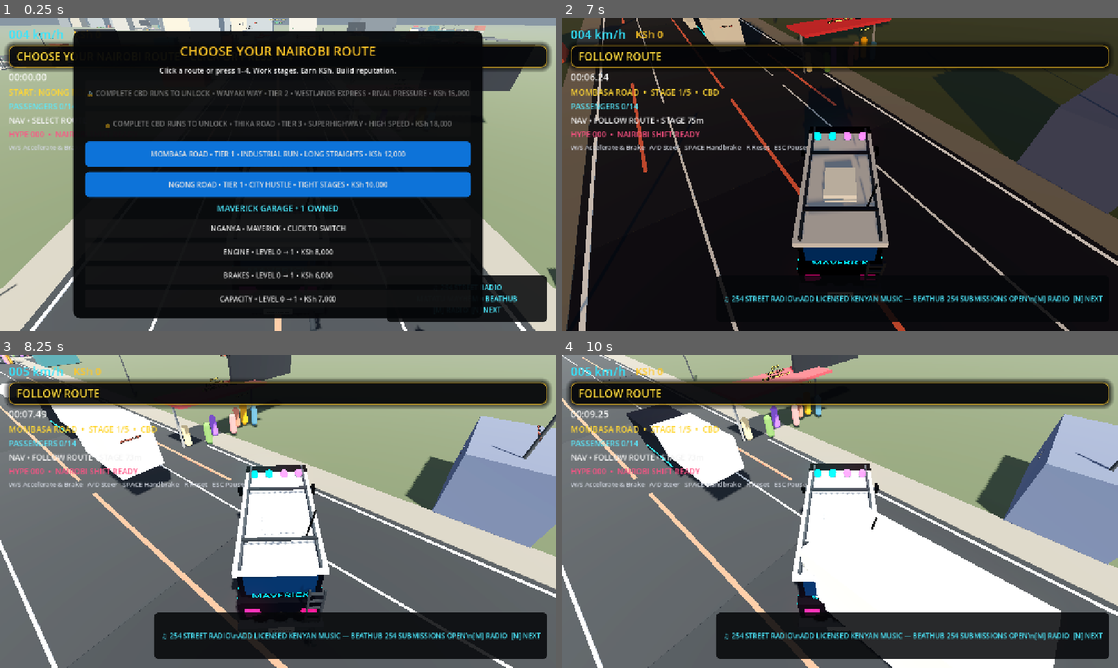
Above: before the commit, frames 1-4 (two rows, left to right).
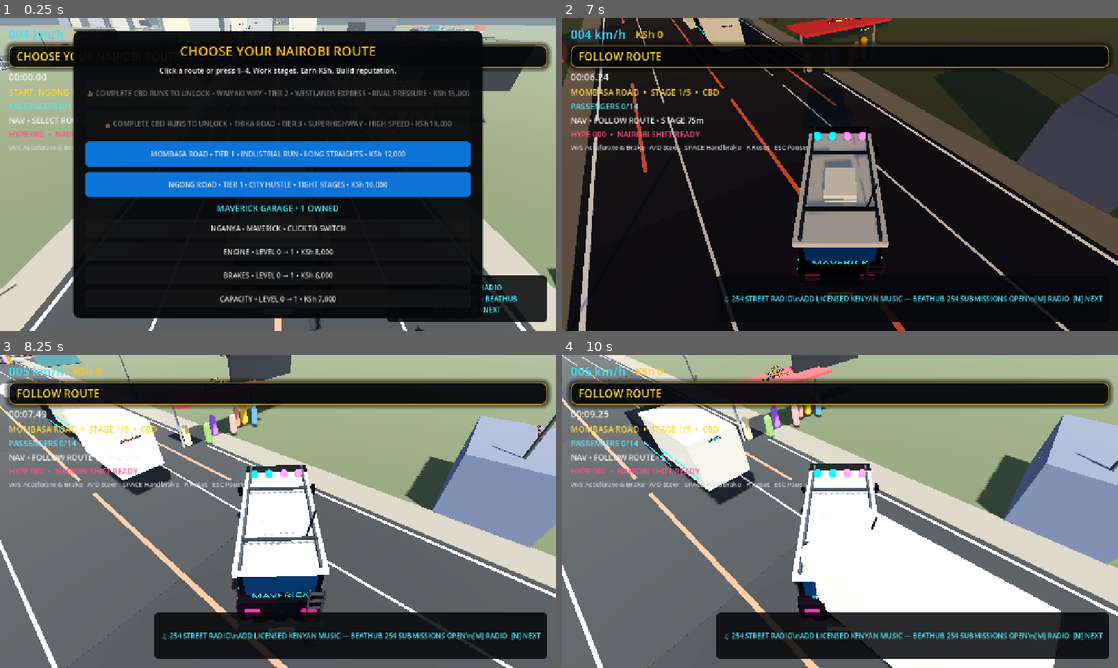
Above: after the commit, the same moments.

Repository: beathubonline-arch/Matatu-Mayhem
Game: Godot game, scene res://scenes/main/Main.tscn
Two runs of this game, one before a commit and one after it. Both use one fixed random seed, a clock stepped at 60 frames per second and the inputs below.
Inputs (mouse positions are in pixels of both pictures, inside the frame that each line leads up to):
- Up to frame 1 (0.25 s): no input
- Up to frame 2 (7 s): tap A (steer_left) at 0.5 s; move the mouse to (962, 158) at 0.52 s; hold D (steer_right) 0.53-1.28 s; hold N (radio_next) 0.53-1.28 s; click (962, 158) at 0.67 s; move the mouse to (728, 190) at 1.27 s; hold S (brake) 1.28-2.03 s; tap M (radio_toggle) at 1.35 s; move the mouse to (895, 105) at 2.02 s; hold D (steer_right) 2.03-2.78 s; tap L at 2.1 s; move the mouse to (812, 237) at 2.77 s; hold W (accelerate) 2.78-3.53 s; tap 1 at 2.85 s; click (812, 237) at 2.92 s; move the mouse to (1006, 221) at 3.52 s; hold A (steer_left) 3.53-5.03 s; tap 2 at 3.6 s; move the mouse to (673, 127) at 4.27 s; tap 3 at 4.35 s; move the mouse to (867, 174) at 5.02 s; hold S (brake) 5.03-5.78 s; tap 4 at 5.1 s; click (867, 174) at 5.17 s; move the mouse to (756, 96) at 5.77 s; hold D (steer_right) 5.78-6.53 s; tap N (radio_next) at 5.85 s; move the mouse to (962, 158) at 6.52 s; hold W (accelerate) from 6.53 s (still down); hold M (radio_toggle) from 6.53 s (still down)
- Up to frame 3 (8.25 s): move the mouse to (166, 527) at 7.27 s; release W (accelerate) at 7.28 s; release M (radio_toggle) at 7.28 s; hold D (steer_right) 7.28-8.03 s; tap L at 7.35 s; click (166, 527) at 7.42 s; move the mouse to (333, 442) at 8.02 s; hold S (brake) from 8.03 s (still down); tap 1 at 8.1 s
- Up to frame 4 (10 s): move the mouse to (812, 574) at 8.77 s; release S (brake) at 8.78 s; hold A (steer_left) 8.78-9.53 s; tap 2 at 8.85 s; move the mouse to (1006, 558) at 9.52 s; hold W (accelerate) from 9.53 s (still down); tap 3 at 9.6 s; click (1006, 558) at 9.67 s

The runs differ from the first frame. In frame 1, less than 0.1% of the frame differs, in the area x 49-76%, y 1-5%; in frame 2, less than 0.1%; in frame 3, 0.2%; in frame 4, 1.7%, in the area x 11-35%, y 16-48%.
Error in both runs: Invalid call. Nonexistent function 'get_corridor' in base 'Nil'. (res://scripts/gameplay/CorridorServiceManager.gd:340)

Commit message:
Mix named nganyas into everyday Nairobi traffic

Diff:
--- a/scripts/traffic/CorridorTrafficManager.gd
+++ b/scripts/traffic/CorridorTrafficManager.gd
@@ -6,12 +6,16 @@
 @export var junction_slowdown_distance := 11.0
 
 var network: NairobiRouteNetwork
+var _rng := RandomNumberGenerator.new()
+
+const STREET_NAMES := ["ONYX","MOXIE","KINDE SABA","RAPTOR","MATRIX","MOOD","BABA YAGA","AMBUSH"]
 
 func _ready() -> void:
 	network = get_node_or_null(network_path) as NairobiRouteNetwork
 	if network == null:
 		push_error("CorridorTrafficManager requires NairobiRouteNetwork.")
 		return
+	_rng.randomize()
 	for corridor_index in range(network.corridor_count()):
 		var data: Dictionary = network.get_corridor(corridor_index)
 		for vehicle_index in range(vehicles_per_corridor):
@@ -34,24 +38,53 @@
 	vehicle.set_meta("base_speed", 7.0 + float(index % 3))
 	vehicle.set_meta("personality", index % 3)
 	vehicle.set_meta("steer_dir", direction)
+	var is_nganya := index % 3 == 0
+	vehicle.set_meta("is_nganya", is_nganya)
 	vehicle.set_collision_layer_value(1, true)
 	vehicle.set_collision_layer_value(2, true)
 	vehicle.set_collision_mask_value(1, true)
 	var mesh_instance := MeshInstance3D.new()
 	var mesh := BoxMesh.new()
-	mesh.size = Vector3(1.8, 1.55, 3.8)
+	mesh.size = Vector3(2.0, 2.05, 4.4) if is_nganya else Vector3(1.8, 1.55, 3.8)
 	mesh_instance.mesh = mesh
-	mesh_instance.position.y = 0.75
+	mesh_instance.position.y = 1.0 if is_nganya else 0.75
 	var material := StandardMaterial3D.new()
-	var colors: Array[Color] = [Color("d8d4c5"), Color("306b9b"), Color("a53b32"), Color("3e7d50")]
+	var colors: Array[Color] = [Color("d8d4c5"), Color("306b9b"), Color("a53b32"), Color("3e7d50"), Color("171822"), Color("382711")]
 	material.albedo_color = colors[index % colors.size()]
+	material.metallic = 0.35 if is_nganya else 0.0
+	material.roughness = 0.35 if is_nganya else 0.75
 	mesh_instance.material_override = material
 	vehicle.add_child(mesh_instance)
+	if is_nganya:
+		var nganya_name: String = STREET_NAMES[_rng.randi_range(0, STREET_NAMES.size() - 1)]
+		vehicle.set_meta("nganya_name", nganya_name)
+		var glow := MeshInstance3D.new()
+		var glow_mesh := BoxMesh.new()
+		glow_mesh.size = Vector3(2.05, 0.10, 3.5)
+		glow.mesh = glow_mesh
+		glow.position = Vector3(0, 0.42, 0)
+		var glow_mat := StandardMaterial3D.new()
+		var neon: Color = [Color("00d9ff"),Color("ff2e88"),Color("ff9a18"),Color("54ff77")][index % 4]
+		glow_mat.albedo_color = neon
+		glow_mat.emission_enabled = true
+		glow_mat.emission = neon
+		glow_mat.emission_energy_multiplier = 1.8
+		glow.material_override = glow_mat
+		vehicle.add_child(glow)
+		var label := Label3D.new()
+		label.text = nganya_name
+		label.position = Vector3(0, 1.9, -2.25)
+		label.rotation_degrees.y = 180.0
+		label.modulate = neon
+		label.outline_size = 6
+		label.font_size = 26
+		label.pixel_size = 0.005
+		vehicle.add_child(label)
 	var collision := CollisionShape3D.new()
 	var shape := BoxShape3D.new()
-	shape.size = Vector3(1.8, 1.55, 3.8)
+	shape.size = Vector3(2.0, 2.05, 4.4) if is_nganya else Vector3(1.8, 1.55, 3.8)
 	collision.shape = shape
-	collision.position.y = 0.75
+	collision.position.y = 1.0 if is_nganya else 0.75
 	vehicle.add_child(collision)
 	add_child(vehicle)
 
